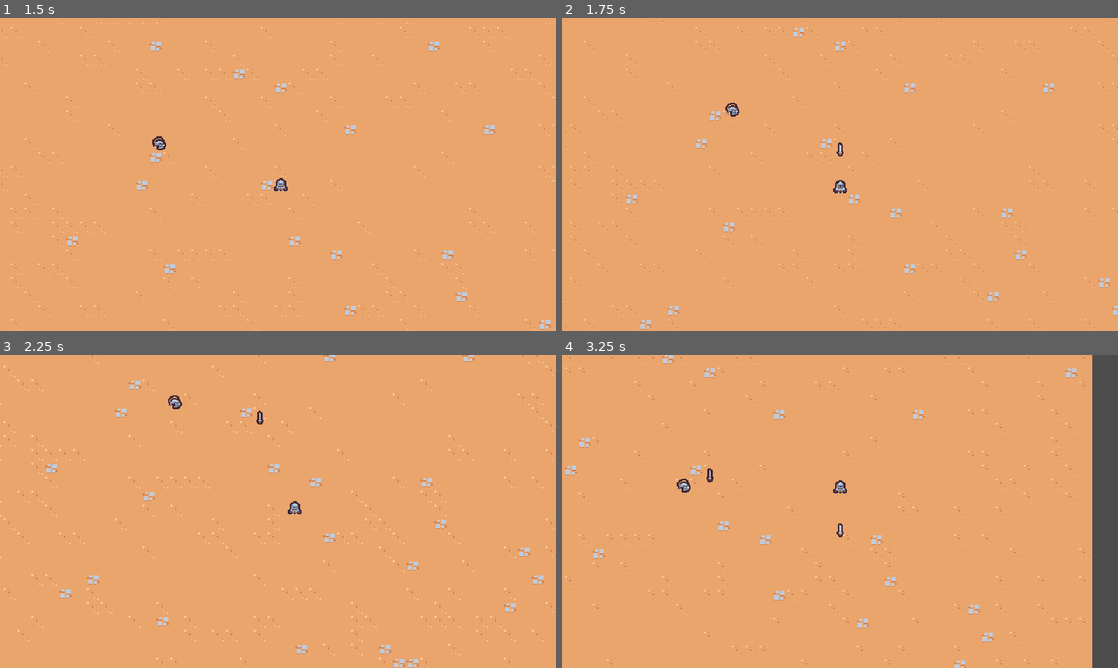
Above: before the commit, frames 1-4 (two rows, left to right).
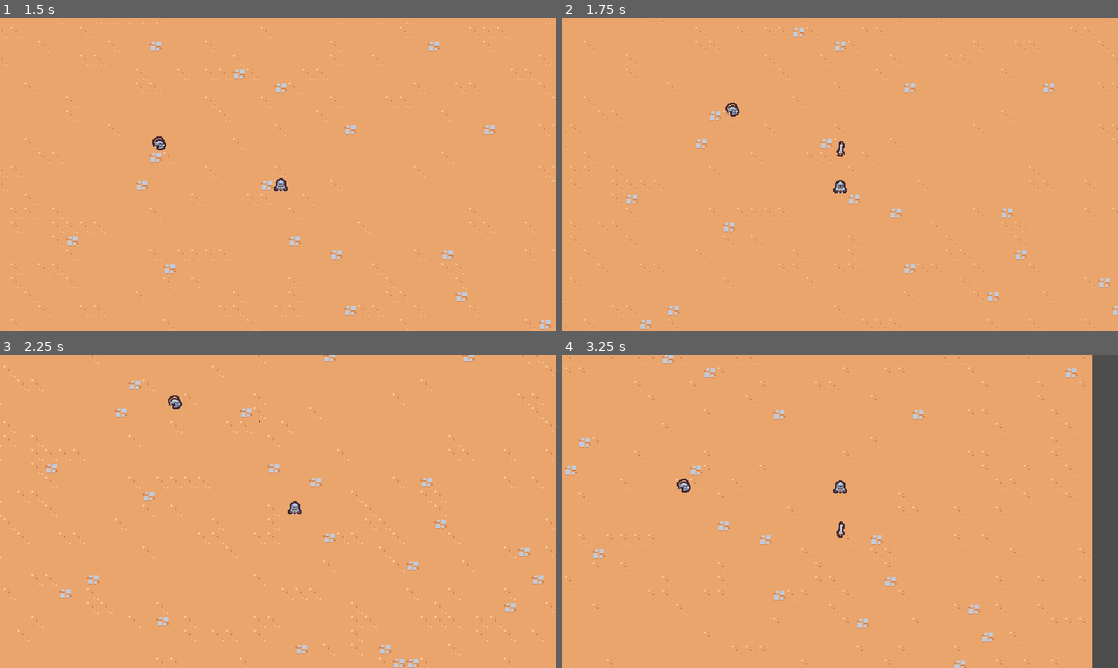
Above: after the commit, the same moments.

Repository: Xephis/SurvivorGame
Game: Godot game, scene res://scenes/main/main.tscn
Two runs of this game, one before a commit and one after it. Both use one fixed random seed, a clock stepped at 60 frames per second and the inputs below.
Inputs:
- Up to frame 1 (1.5 s): hold D (move_right) 0.53-1.28 s; hold S (move_down) from 1.28 s (still down)
- Up to frame 2 (1.75 s): keep holding S (move_down)
- Up to frame 3 (2.25 s): release S (move_down) at 2.03 s; hold D (move_right) from 2.03 s (still down)
- Up to frame 4 (3.25 s): release D (move_right) at 2.78 s; hold W (move_up) from 2.78 s (still down)

Frame 1 is identical in both runs. In frame 2, less than 0.1% of the frame differs, in the area x 49-51%, y 39-45%; in frame 3, less than 0.1%; in frame 4, less than 0.1%, in the area x 26-51%, y 36-59%.

Commit message:
Sword ability animations

Diff:
--- a/scenes/ability/sword_ability/sword_ability.tscn
+++ b/scenes/ability/sword_ability/sword_ability.tscn
@@ -1,8 +1,90 @@
-[gd_scene load_steps=2 format=3 uid="uid://c670mrpwgktlq"]
+[gd_scene load_steps=5 format=3 uid="uid://c670mrpwgktlq"]
 
 [ext_resource type="Texture2D" uid="uid://c1f524k2f0gxo" path="res://scenes/ability/sword_ability/sword.png" id="1_obh5l"]
 
+[sub_resource type="Animation" id="Animation_8kwme"]
+resource_name = "swing"
+length = 0.75
+step = 0.05
+tracks/0/type = "value"
+tracks/0/imported = false
+tracks/0/enabled = true
+tracks/0/path = NodePath("Sprite2D:rotation")
+tracks/0/interp = 2
+tracks/0/loop_wrap = true
+tracks/0/keys = {
+"times": PackedFloat32Array(0, 0.2, 0.4, 0.75),
+"transitions": PackedFloat32Array(1, 1, 1.74113, 1),
+"update": 0,
+"values": [0.0, -0.261799, 3.14159, 0.0]
+}
+tracks/1/type = "value"
+tracks/1/imported = false
+tracks/1/enabled = true
+tracks/1/path = NodePath("Sprite2D:scale")
+tracks/1/interp = 2
+tracks/1/loop_wrap = true
+tracks/1/keys = {
+"times": PackedFloat32Array(0, 0.1, 0.2, 0.35, 0.5, 0.75),
+"transitions": PackedFloat32Array(1, 1, 1, 1, 5.27803, 1),
+"update": 0,
+"values": [Vector2(0, 0), Vector2(1.25, 1.25), Vector2(1, 1), Vector2(2, 2), Vector2(1, 1), Vector2(0, 0)]
+}
+tracks/2/type = "method"
+tracks/2/imported = false
+tracks/2/enabled = true
+tracks/2/path = NodePath(".")
+tracks/2/interp = 1
+tracks/2/loop_wrap = true
+tracks/2/keys = {
+"times": PackedFloat32Array(0.75),
+"transitions": PackedFloat32Array(1),
+"values": [{
+"args": [],
+"method": &"queue_free"
+}]
+}
+
+[sub_resource type="Animation" id="Animation_psc05"]
+length = 0.001
+tracks/0/type = "value"
+tracks/0/imported = false
+tracks/0/enabled = true
+tracks/0/path = NodePath("Sprite2D:rotation")
+tracks/0/interp = 1
+tracks/0/loop_wrap = true
+tracks/0/keys = {
+"times": PackedFloat32Array(0),
+"transitions": PackedFloat32Array(1),
+"update": 0,
+"values": [0.0]
+}
+tracks/1/type = "value"
+tracks/1/imported = false
+tracks/1/enabled = true
+tracks/1/path = NodePath("Sprite2D:scale")
+tracks/1/interp = 1
+tracks/1/loop_wrap = true
+tracks/1/keys = {
+"times": PackedFloat32Array(0),
+"transitions": PackedFloat32Array(1),
+"update": 0,
+"values": [Vector2(1, 1)]
+}
+
+[sub_resource type="AnimationLibrary" id="AnimationLibrary_funtc"]
+_data = {
+"RESET": SubResource("Animation_psc05"),
+"swing": SubResource("Animation_8kwme")
+}
+
 [node name="SwordAbility" type="Node2D"]
+
+[node name="AnimationPlayer" type="AnimationPlayer" parent="."]
+libraries = {
+"": SubResource("AnimationLibrary_funtc")
+}
+autoplay = "swing"
 
 [node name="Sprite2D" type="Sprite2D" parent="."]
 texture = ExtResource("1_obh5l")
